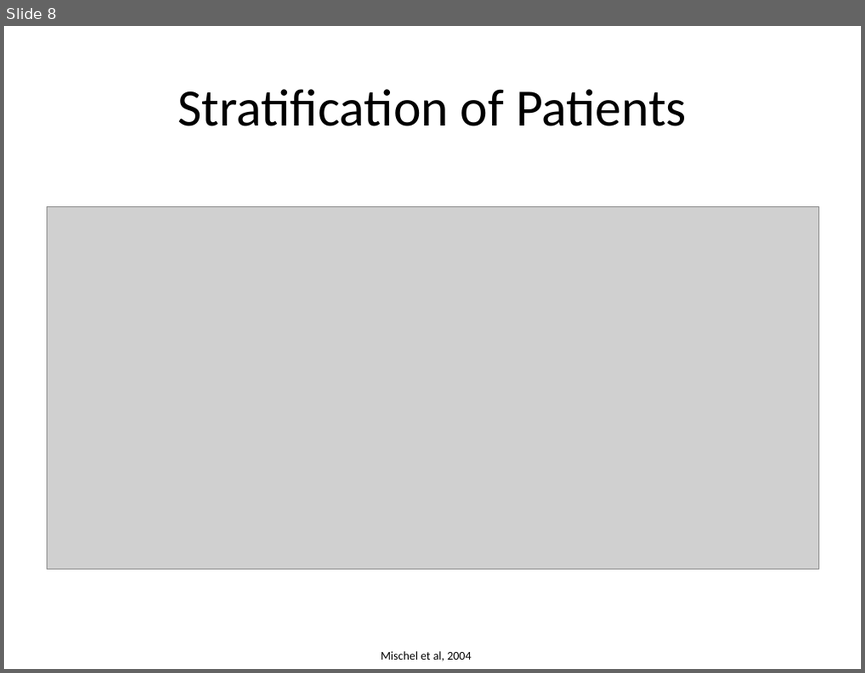
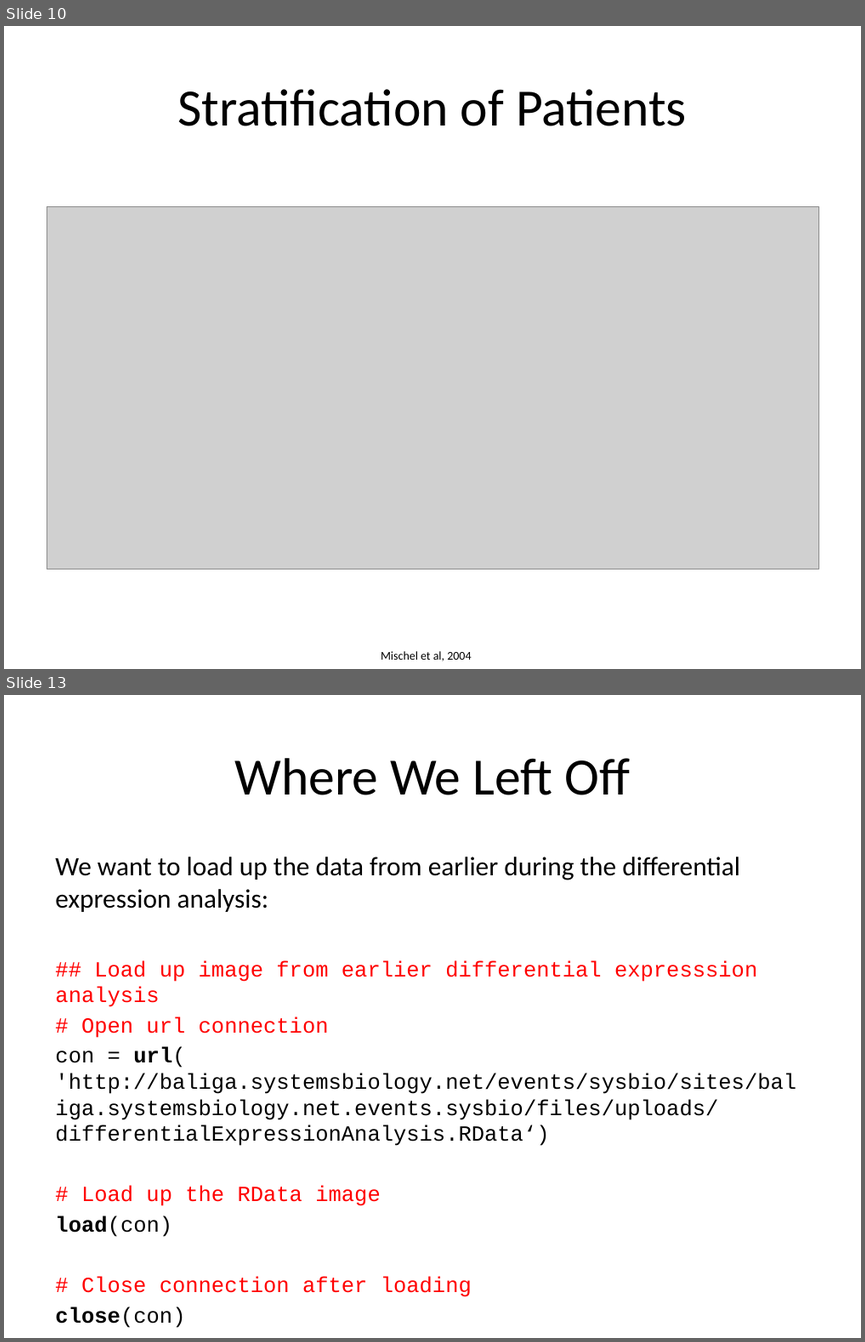
Before and after one commit to cplaisier/isbIntoSysBio, a slide deck: inferringBiologicallyMeaningfulRelationships.pptx. Shown one above the other, each under a label of ours: slide 8 before the commit, slides 10 and 13 after it; the slides between them are not shown. The pictures are 865x673 and 865x1342 pixels, drawn with LibreOffice and Linux fonts; fonts in the diff are those of the drawing; grey boxes stand for pictures. Boxes give left, top, right and bottom in pixels: in the first picture for what was removed or moved away, otherwise in the second. Text is boxed around its words. In the diff, an @@ line names an element or a change of style, - is before the commit and + after.

Commit message:
Final Versions
After doing these sections.

```diff
--- a/inferringBiologicallyMeaningfulRelationships.pptx
+++ b/inferringBiologicallyMeaningfulRelationships.pptx
@@ slide 13 added at bbox=[4, 695, 861, 1338], background #FFFFFF @@
@@ title added at bbox=[234, 758, 630, 795], 44 pt, text #000000 @@
+Where We Left Off
@@ text added at bbox=[55, 857, 796, 1327], 18.2 pt, text #000000 @@
+We want to load up the data from earlier during the differential expression analysis:
+## Load up image from earlier differential expresssion analysis
+# Open url connection
+con = url( 'http://baliga.systemsbiology.net/events/sysbio/sites/baliga.systemsbiology.net.events.sysbio/files/uploads/differentialExpressionAnalysis.RData‘)
+# Load up the RData image
+load(con)
+# Close connection after loading
+close(con)
@@ what was slide 8 is now slide 10 @@
```
Also in this commit, not shown: 45 other slides added, 4 slides removed, 9 other files.
